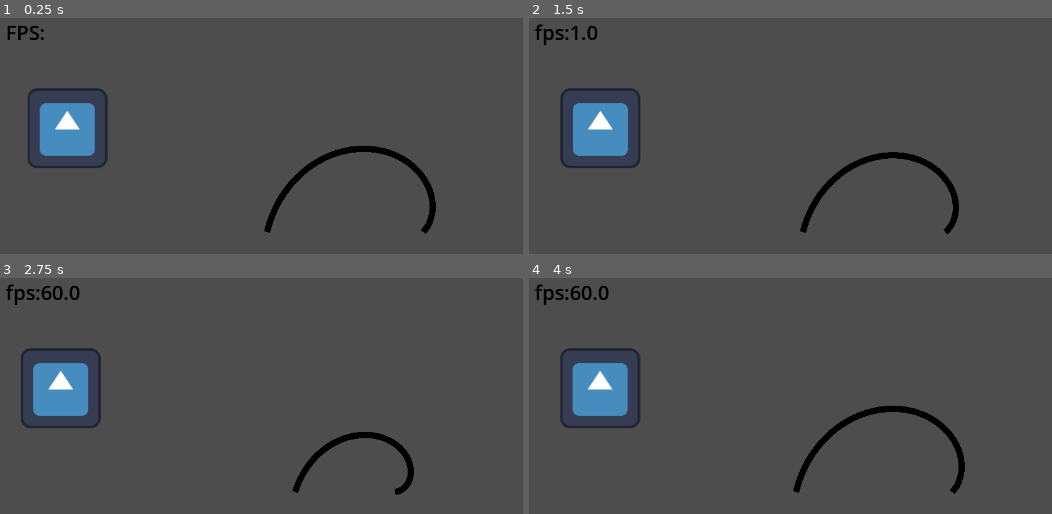
Above: before the commit, frames 1-4 (two rows, left to right).
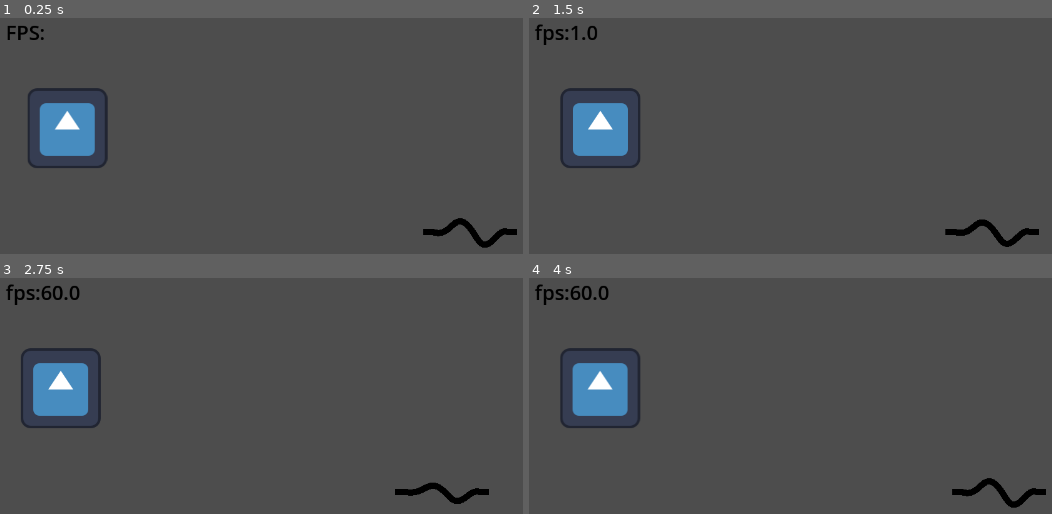
Above: after the commit, the same moments.

Repository: jerecraft-YT/function-Drawing
Game: Godot game, scene res://node_2d.tscn
Same seed, same stepped clock (60 frames per second), same inputs: the game is played once before the commit and once after it. The engine's default icon, where the game draws it, is replaced by a stand-in: a white triangle on a blue panel in a dark square.
Inputs:
- Up to frame 1 (0.25 s): no input
- Up to frame 2 (1.5 s): hold Right (ui_right) 0.53-1.28 s; tap 1 (key_1) at 0.6 s; tap Space (ui_select) at 0.77 s; hold Down (ui_down) from 1.28 s (still down); tap 2 (key_2) at 1.35 s
- Up to frame 3 (2.75 s): tap Space (ui_select) at 1.52 s; release Down (ui_down) at 2.03 s; hold Right (ui_right) from 2.03 s (still down); tap 3 (key_3) at 2.1 s
- Up to frame 4 (4 s): release Right (ui_right) at 2.78 s; hold Up (ui_up) 2.78-3.53 s; tap 1 (key_1) at 2.85 s; tap Space (ui_select) at 3.02, 3.77 s; hold Left (ui_left) from 3.53 s (still down); tap 2 (key_2) at 3.6 s

The runs differ from the first frame. In frame 1, 1.9% of the frame differs, in the area x 50-99%, y 54-98%; in frame 2, 1.8%; in frame 3, 1.4%; in frame 4, 1.9%.

Commit message:
Add ripple effect to spiral calculation
Introduces new export variables to control a ripple effect (amplitude, frequency, and smoothing) in the spiral calculation within draw_lines.gd. The spiral's angle is now modulated by a cosine-based ripple with smooth entry and exit, and node_2d.tscn is updated to set specialFuntion to true and initialize finalAngle.

Diff:
--- a/draw_lines.gd
+++ b/draw_lines.gd
@@ -14,6 +14,8 @@
 @export var baseStartAMP:float = 50
 @export var baseFinalAMP:float = 200
 @export var lowDefinition:float = 4
+@export var specialFuntion:bool = false
+@export var rotacion:float = 260
 var funcion:String
 enum SpiralType {linear,easeInSine,easeOutSine,easeInOutSine,easeInCubic,easeOutCubic,easeInOutCubic,easeInQuint,easeOutQuint,easeInOutQuint,easeInCirc,easeOutCirc,
 	easeInOutCirc,easeInElastic,easeOutElastic,easeInOutElastic,easeInQuad,easeOutQuad,
@@ -24,7 +26,7 @@
 
 func _ready() -> void:
 	funcion = SpiralType.keys()[spiral_type]
-	print(funcion)
+	#print(funcion)
 	calculateSpiral()
 
 # Called every frame. 'delta' is the elapsed time since the previous frame.
@@ -43,24 +45,47 @@
 		finalAMP += 1
 	#startAMP = max(startAMP,50)
 	#finalAMP = max(finalAMP,50)
+@export var ripple_amplitude: float = 10.0
+@export var ripple_frequency: float = 10.0
+@export var ripple_start_smooth: float = 0.1  # Porcentaje del inicio donde comienza la ondulación
+@export var ripple_end_smooth: float = 0.9    # Porcentaje del final donde termina la ondulación
+
 func calculateSpiral():
 	var ampToGetBase = (baseFinalAMP - baseStartAMP)
 	var ampToGet = finalAMP - startAMP
 	var angleToGet = (finalAngle - startAngle) * progressConsum
 	var sobrante = 1 - progressConsum
 
-	numberPoints = ceil(angleToGet / max(lowDefinition,0.1))
+	numberPoints = max(ceil(angleToGet / max(lowDefinition,0.1)),2)+1000
 	progressConsum = ampToGet / ampToGetBase
 
 	var progresoPaso = 1.0 / numberPoints
 
 	if puntos.size() != numberPoints + 1:
 		puntos.resize(numberPoints + 1)
+
 	for i in range(numberPoints+1):
 		var progresoActual = (i * progresoPaso)
 		var progresoFuncion = DataGame.call(funcion,sobrante + progresoActual * progressConsum)
-		var angleActual = deg_to_rad(finalAngle - (angleToGet * progresoFuncion))
 		var ampActual = finalAMP - (ampToGet * progresoActual)
+
+		# Ángulo base de la espiral
+		var baseAngle = finalAngle - (angleToGet * progresoFuncion)
+
+		# Factor de suavizado con control preciso
+		var smooth_factor = 0.0
+		if progresoActual >= ripple_start_smooth and progresoActual <= ripple_end_smooth:
+			# Normalizar progreso dentro del rango de ondulación
+			var normalized_progress = (progresoActual - ripple_start_smooth) / (ripple_end_smooth - ripple_start_smooth)
+			# Curva suave de entrada y salida
+			smooth_factor = sin(normalized_progress * PI)
+
+		# Ondulación con suavizado
+		var ripple = cos(progresoActual * ripple_frequency) * ripple_amplitude * smooth_factor
+
+		# Ángulo final
+		var angleActual = deg_to_rad(baseAngle + ripple)
+
 		puntos[i] = Vector2(
 			functionOffset.x + cos(angleActual) * ampActual,
 			functionOffset.y - sin(angleActual) * ampActual
--- a/node_2d.tscn
+++ b/node_2d.tscn
@@ -22,7 +22,9 @@
 [node name="drawLines" type="Node2D" parent="."]
 script = ExtResource("4_0hol4")
 functionOffset = Vector2(640, 360)
+finalAngle = 0.0
 lineWidth = 10
+specialFuntion = true
 
 [node name="Sprite2D" type="Sprite2D" parent="."]
 position = Vector2(120, 194)
